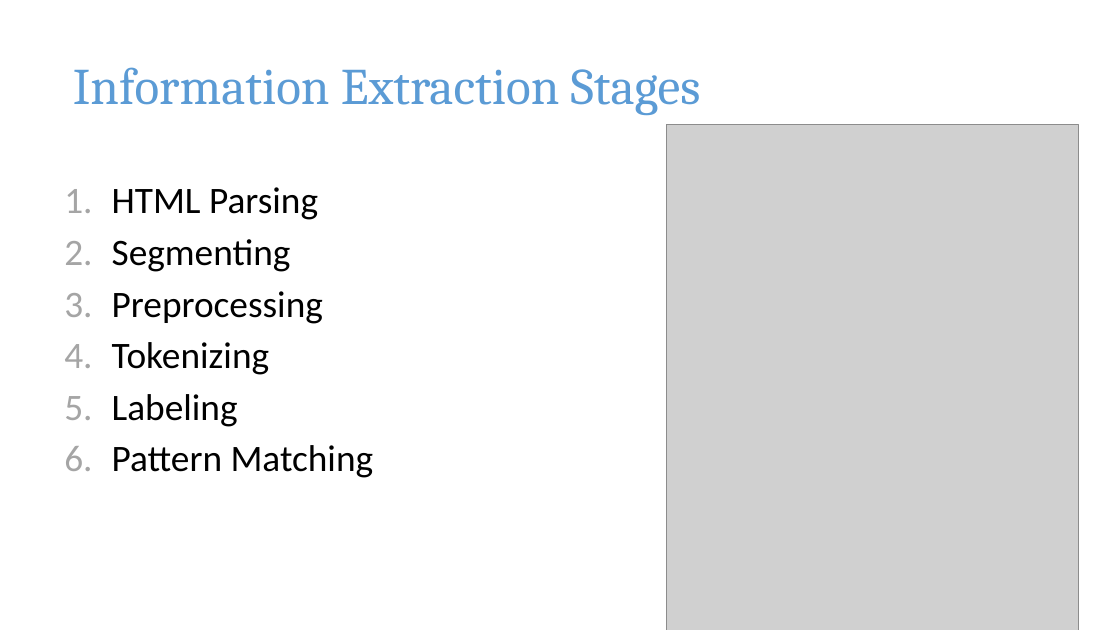
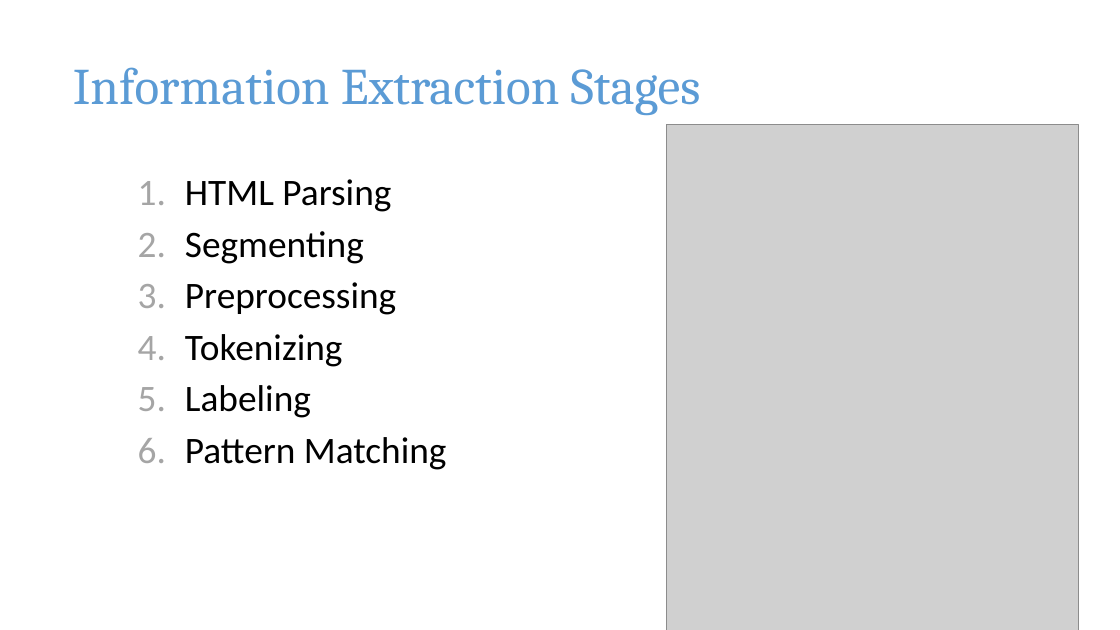
Before and after one commit to pkushiqiang/thesis, a slide deck: slide 25 of media/JobFinder.pptx (slide 17 before the commit). Drawn at 1120x630 pixels with LibreOffice and Linux fonts; fonts in the diff are those of the drawing; grey boxes stand for pictures; background and template pictures are left out. Boxes give left, top, right and bottom in pixels: in the first picture for what was removed or moved away, otherwise in the second. Text is boxed around its words. In the diff, an @@ line names an element or a change of style, - is before the commit and + after.

```diff
--- a/media/JobFinder.pptx
+++ b/media/JobFinder.pptx
@@ text "HTML Parsing": place and size @@
-text "HTML Parsing" at [112,187,374,478]
+text "HTML Parsing" at [185,179,447,470]
```
Also in this commit, not shown: 14 other slides changed, 11 slides added, 1 slide removed.
